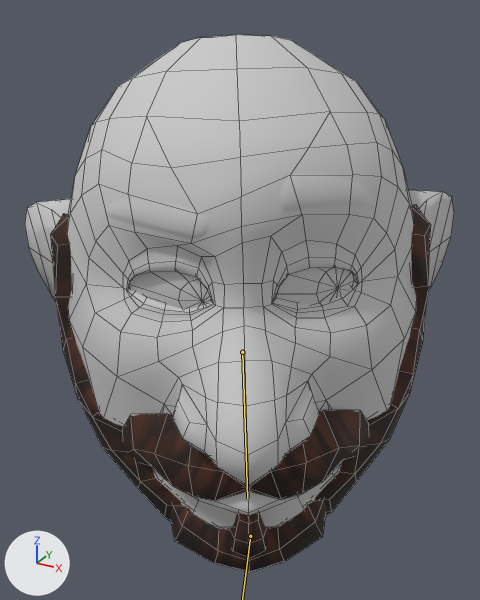
Two versions of the FBX model Assets/ToonPeople/animations/M_walk_backwards.FBX, one commit apart.
The view is the same before and after, from a camera (50 mm lens) standing at (0.212, -0.189, 1.58) and looking at (0.032, 0.139, 1.416). Every picture has the same lights, and +X, +Y and +Z are marked at lower left. Both versions are drawn at frame 6 of the action 'Take 001'; the numbers are the values there. The bones that change are drawn over the model as lines. Mesh edges are drawn as thin lines.

The first picture shows 'BEARD', 'HEAD'.
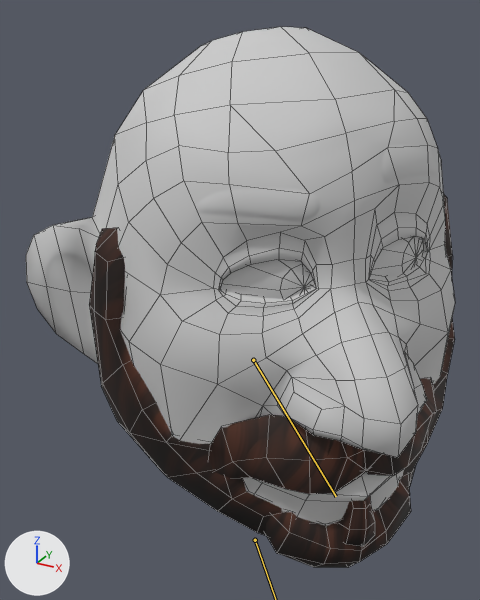
The edits, one by one:
Bone 'TP Spine' (bone_tp_spine) turns from (-3, 0, 1) to (4, 0, 0) degrees about its own x, y and z.
Bone 'TP Spine1' (bone_tp_spine1) turns from (-3, 0, 1) to (4, 0, 0) degrees about its own x, y and z.
Bone 'TP Spine2' (bone_tp_spine2) turns from (-3, 0, 1) to (4, 0, 0) degrees about its own x, y and z.
Bone 'TP Head' (bone_tp_head) moves from (-2.0, 6.9, 1.2) to (-2.1, 7.7, 1.8).
Bone 'TP Head' (bone_tp_head) turns from (38, -6, 11) to (37, -5, 8) degrees about its own x, y and z.

Location of each change, (x1, y1, x2, y2) in pixels of the pictures (480 x 600 px):
'HEAD', posed
    before: (25, 35, 454, 529)
    after: (26, 27, 455, 526)
'BEARD', posed
    before: (50, 204, 431, 573)
    after: (89, 195, 455, 568)
bone 'TP Head', root to tip
    before: (242, 352) to (247, 498)
    after: (253, 360) to (336, 496)
